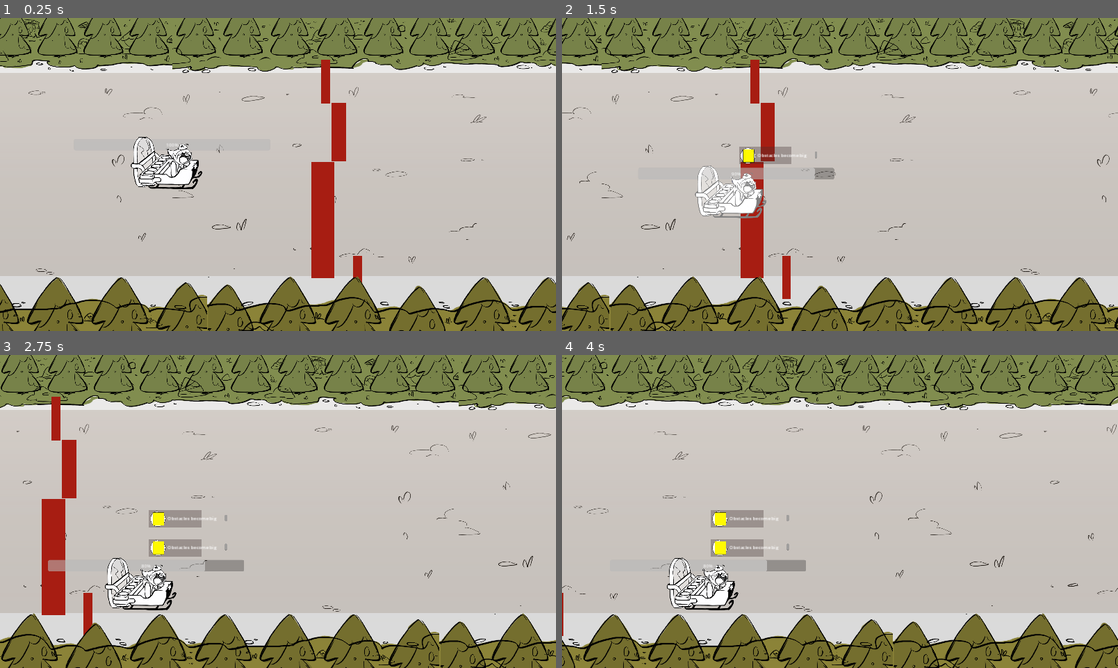
Above: before the commit, frames 1-4 (two rows, left to right).
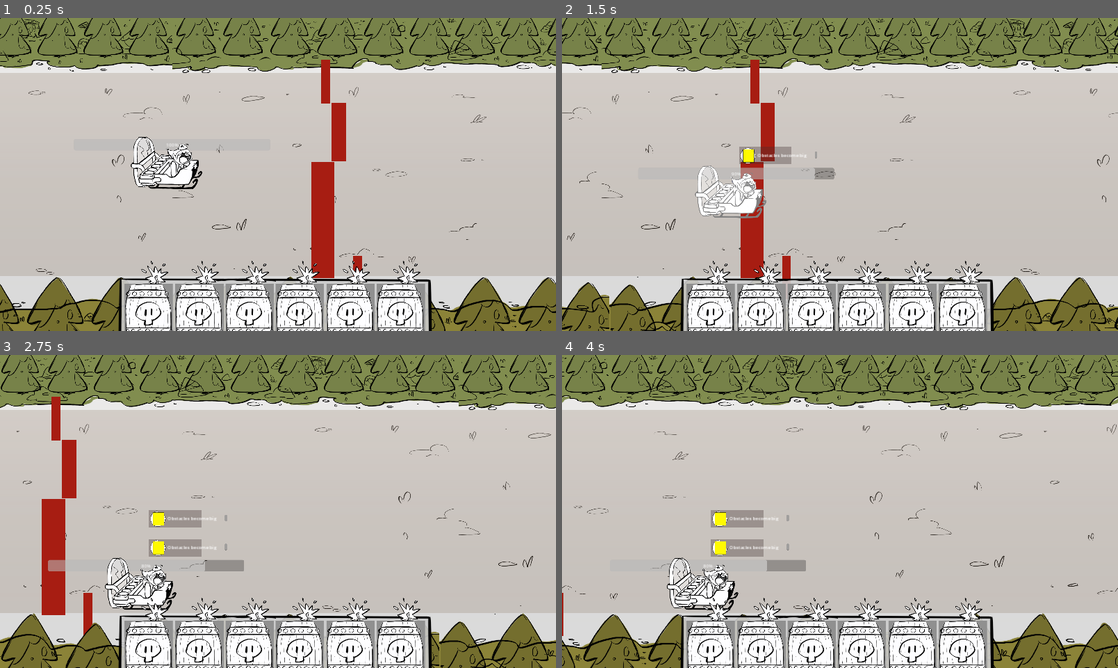
Above: after the commit, the same moments.

Repository: hsandt/ld53
Game: Godot game, scene res://scenes/test/art_level.tscn
The game is run twice, just before and just after one commit, with the same random seed, the same clock (stepped at 60 frames per second) and the same inputs. This scene is started directly instead of the project's main scene.
Inputs (mouse positions are in pixels of both pictures, inside the frame that each line leads up to):
- Up to frame 1 (0.25 s): no input
- Up to frame 2 (1.5 s): tap Enter (ui_accept) at 0.5, 0.77 s; move the mouse to (962, 158) at 0.52 s; hold Right (ui_right) 0.53-1.28 s; hold M (app_next_resolution) 0.53-1.28 s; click (962, 158) at 0.67 s; move the mouse to (728, 190) at 1.27 s; hold S (down) from 1.28 s (still down); tap N (app_prev_resolution) at 1.35 s
- Up to frame 3 (2.75 s): tap Enter (ui_accept) at 1.52 s; move the mouse to (333, 442) at 2.02 s; release S (down) at 2.03 s; hold Right (ui_right) from 2.03 s (still down); hold M (app_next_resolution) from 2.03 s (still down)
- Up to frame 4 (4 s): move the mouse to (812, 574) at 2.77 s; release Right (ui_right) at 2.78 s; release M (app_next_resolution) at 2.78 s; hold Up (ui_up) 2.78-3.53 s; tap N (app_prev_resolution) at 2.85 s; click (812, 574) at 2.92 s; tap Enter (ui_accept) at 3.02, 3.77 s; move the mouse to (1006, 558) at 3.52 s; hold Left (ui_left) from 3.53 s (still down); hold M (app_next_resolution) from 3.53 s (still down)

The runs differ from the first frame. In frame 1, 9.4% of the frame differs, in the area x 21-78%, y 77-100%; in frame 2, 9.4%; in frame 3, 9.4%; in frame 4, 9.4%.

Commit message:
[UI] Create powder(s)_panel prefabs, demonstrated in art_level

Diff:
--- /dev/null
+++ b/prefabs/ingame/hud/powder_panel.tscn
@@ -0,0 +1,20 @@
+[gd_scene load_steps=2 format=3 uid="uid://c03i68p3oqkh2"]
+
+[ext_resource type="Texture2D" uid="uid://cnabhyboag8wj" path="res://sprites/hud/HUD_Keg.PNG" id="1_0ng4j"]
+
+[node name="Powder Panel" type="Panel"]
+self_modulate = Color(1, 1, 1, 0)
+custom_minimum_size = Vector2(330, 330)
+
+[node name="TextureRect" type="TextureRect" parent="."]
+layout_mode = 1
+anchors_preset = 15
+anchor_right = 1.0
+anchor_bottom = 1.0
+offset_left = -106.0
+offset_top = -242.0
+offset_right = 78.0
+offset_bottom = -2.0
+grow_horizontal = 2
+grow_vertical = 2
+texture = ExtResource("1_0ng4j")
--- /dev/null
+++ b/prefabs/ingame/hud/powders_panel.tscn
@@ -0,0 +1,46 @@
+[gd_scene load_steps=4 format=3 uid="uid://b3cj8qaa1pk0g"]
+
+[ext_resource type="Texture2D" uid="uid://chece7uq52u57" path="res://sprites/hud/HUD_KegContainer.PNG" id="1_i3g7h"]
+[ext_resource type="PackedScene" uid="uid://c03i68p3oqkh2" path="res://prefabs/ingame/hud/powder_panel.tscn" id="2_eju3d"]
+
+[sub_resource type="StyleBoxTexture" id="StyleBoxTexture_msqmn"]
+texture = ExtResource("1_i3g7h")
+
+[node name="Powders Panel" type="Panel"]
+offset_left = 377.0
+offset_top = 861.0
+offset_right = 1530.0
+offset_bottom = 1080.0
+theme_override_styles/panel = SubResource("StyleBoxTexture_msqmn")
+metadata/_edit_group_ = true
+
+[node name="HBoxContainer" type="HBoxContainer" parent="."]
+layout_mode = 1
+anchors_preset = -1
+anchor_left = 0.0477016
+anchor_top = 0.251142
+anchor_right = 0.941891
+anchor_bottom = 1.00913
+offset_right = 1031.0
+offset_bottom = 166.0
+scale = Vector2(0.5, 0.5)
+theme_override_constants/separation = 18
+metadata/_edit_use_anchors_ = true
+
+[node name="Powder Panel" parent="HBoxContainer" instance=ExtResource("2_eju3d")]
+layout_mode = 2
+
+[node name="Powder Panel2" parent="HBoxContainer" instance=ExtResource("2_eju3d")]
+layout_mode = 2
+
+[node name="Powder Panel3" parent="HBoxContainer" instance=ExtResource("2_eju3d")]
+layout_mode = 2
+
+[node name="Powder Panel4" parent="HBoxContainer" instance=ExtResource("2_eju3d")]
+layout_mode = 2
+
+[node name="Powder Panel5" parent="HBoxContainer" instance=ExtResource("2_eju3d")]
+layout_mode = 2
+
+[node name="Powder Panel6" parent="HBoxContainer" instance=ExtResource("2_eju3d")]
+layout_mode = 2
--- a/scenes/test/art_level.tscn
+++ b/scenes/test/art_level.tscn
@@ -6,6 +6,7 @@
 [ext_resource type="PackedScene" uid="uid://bigtdfruv4w60" path="res://prefabs/pause_menu_custom.tscn" id="3_1fatq"]
 [ext_resource type="PackedScene" uid="uid://4n8e4dswbycl" path="res://prefabs/ingame/player_character_body_2d.tscn" id="4_3j6cy"]
 [ext_resource type="Script" path="res://scripts/ingame/ScrollingCenter.gd" id="5_g1h1w"]
+[ext_resource type="PackedScene" uid="uid://b3cj8qaa1pk0g" path="res://prefabs/ingame/hud/powders_panel.tscn" id="5_jdasq"]
 [ext_resource type="PackedScene" uid="uid://dut1iocwxhlh7" path="res://scenes/test/art_map.tscn" id="6_50fx4"]
 [ext_resource type="PackedScene" uid="uid://cxmcka11cekmi" path="res://prefabs/ingame/camera_2d.tscn" id="6_a1bd6"]
 [ext_resource type="Texture2D" uid="uid://dk7tsog5tghbd" path="res://sprites/ref/ingame_mockup.png" id="7_7d17y"]
@@ -33,8 +34,29 @@
 script = ExtResource("2_l6ce7")
 
 [node name="CanvasLayer" type="CanvasLayer" parent="."]
+layer = 5
 
 [node name="PauseMenu" parent="CanvasLayer" instance=ExtResource("3_1fatq")]
+
+[node name="HUD" type="Control" parent="CanvasLayer"]
+layout_mode = 3
+anchors_preset = 15
+anchor_right = 1.0
+anchor_bottom = 1.0
+grow_horizontal = 2
+grow_vertical = 2
+
+[node name="Powders Panel" parent="CanvasLayer/HUD" instance=ExtResource("5_jdasq")]
+layout_mode = 0
+anchor_left = 0.196354
+anchor_top = 0.797222
+anchor_right = 0.796875
+anchor_bottom = 1.0
+offset_left = 0.0
+offset_top = 0.0
+offset_right = 0.0
+offset_bottom = 0.0
+metadata/_edit_use_anchors_ = true
 
 [node name="PlayerCharacterBody2D" parent="." instance=ExtResource("4_3j6cy")]
 z_index = 10
@@ -78,11 +100,15 @@
 
 [node name="ArtMap" parent="." instance=ExtResource("6_50fx4")]
 
-[node name="REFERENCE Sprite2D" type="Sprite2D" parent="."]
+[node name="CanvasLayer REF" type="CanvasLayer" parent="."]
+layer = 10
 visible = false
-modulate = Color(1, 1, 1, 0.388235)
+
+[node name="REFERENCE Sprite2D" type="Sprite2D" parent="CanvasLayer REF"]
+modulate = Color(1, 1, 1, 0.709804)
 position = Vector2(953, 0)
 texture = ExtResource("7_7d17y")
+metadata/_edit_lock_ = true
 
 [connection signal="back_to_main_pressed" from="CanvasLayer/PauseMenu" to="InGameManager" method="_on_pause_menu_back_to_main_pressed"]
 [connection signal="pause" from="CanvasLayer/PauseMenu" to="MusicStreamPlayer" method="_on_pause_menu_pause"]
Not shown: 1 places in scenes/test/art_level.tscn that only renumber resources
